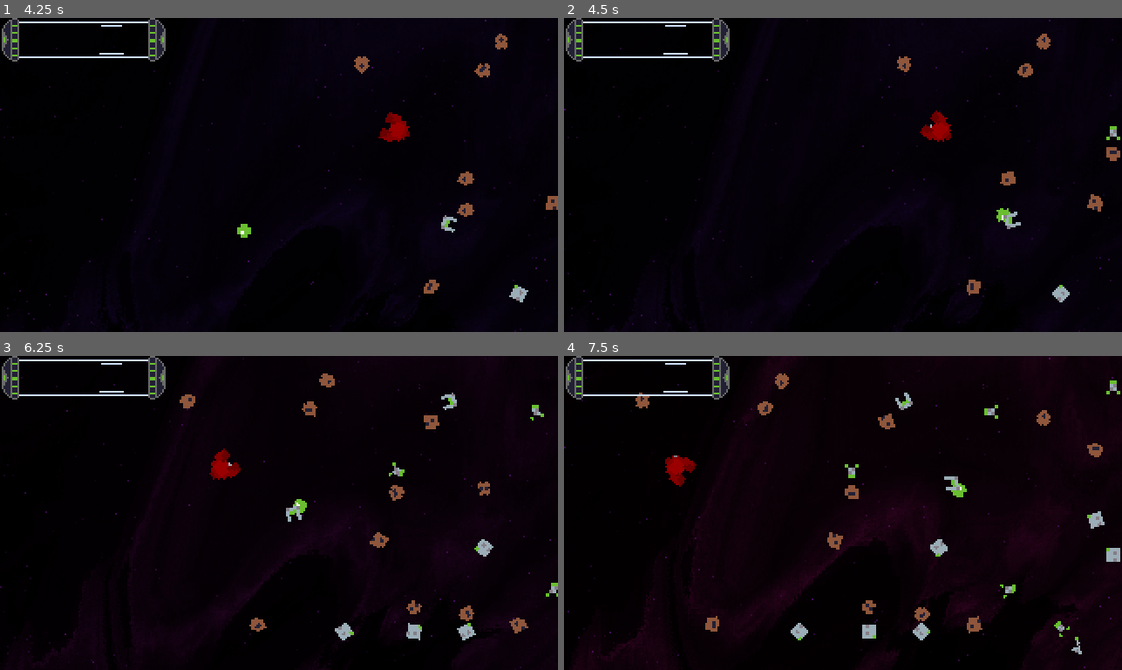
Above: before the commit, frames 1-4 (two rows, left to right).
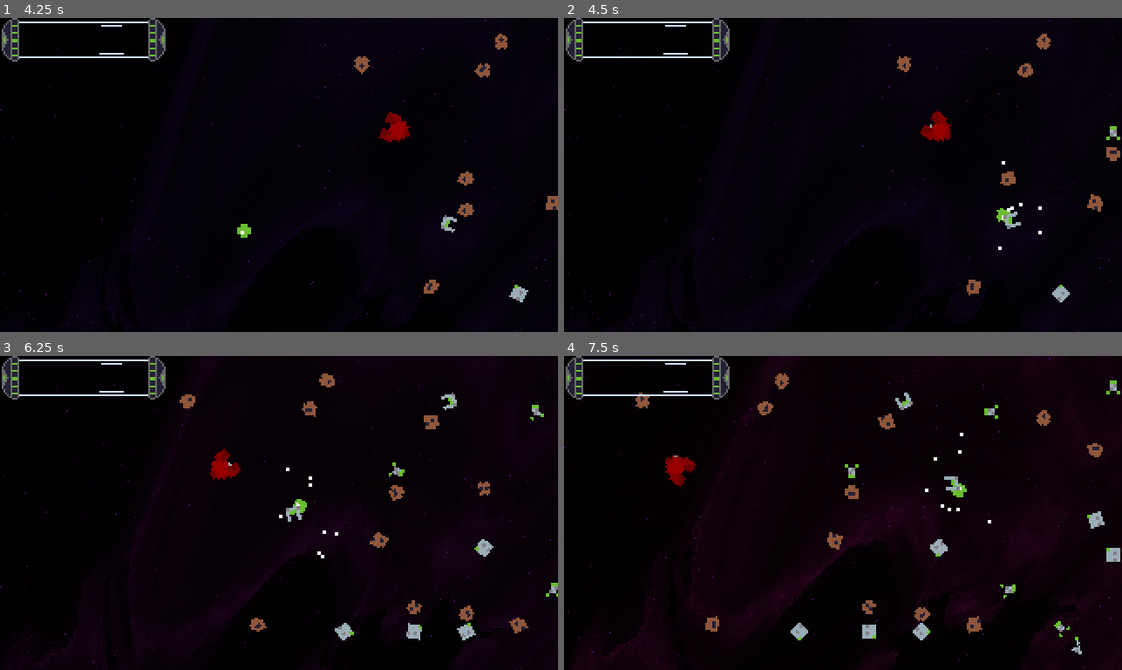
Above: after the commit, the same moments.

Repository: vitorascorrea/gmtk-jam-2024
Game: Godot game, scene res://screens/start_screen.tscn
Two runs of this game, one before a commit and one after it. Both use one fixed random seed, a clock stepped at 60 frames per second and the inputs below. The engine's default icon, where the game draws it, is replaced by a stand-in: a white triangle on a blue panel in a dark square. Sound files missing from this copy of the repository are replaced by a short silence.
Inputs (mouse positions are in pixels of both pictures, inside the frame that each line leads up to):
- Up to frame 1 (4.25 s): click "Start" at 0.5 s; move the mouse to (401, 159) at 1.27 s; hold S (rotate_right) 1.28-2.03 s; move the mouse to (167, 190) at 2.02 s; hold A (rotate_left) 2.03-2.78 s; move the mouse to (334, 105) at 2.77 s; hold S (rotate_right) from 2.78 s (still down); move the mouse to (251, 237) at 3.52 s
- Up to frame 2 (4.5 s): move the mouse to (1010, 222) at 4.27 s; release S (rotate_right) at 4.28 s; hold A (rotate_left) from 4.28 s (still down)
- Up to frame 3 (6.25 s): keep holding A (rotate_left); move the mouse to (111, 465) at 5.02 s; move the mouse to (306, 513) at 5.77 s
- Up to frame 4 (7.5 s): move the mouse to (759, 434) at 6.52 s; release A (rotate_left) at 6.53 s; hold S (rotate_right) from 6.53 s (still down); move the mouse to (965, 497) at 7.27 s

Frame 1 is identical in both runs. In frame 2, less than 0.1% of the frame differs, in the area x 77-86%, y 45-74%; in frame 3, less than 0.1%, in the area x 50-61%, y 35-65%; in frame 4, less than 0.1%.

Commit message:
Added some cool explosions

Diff:
--- a/entities/base_collider.gd
+++ b/entities/base_collider.gd
@@ -61,6 +61,10 @@
 
 
 func destroy():
+	var explosion = $Explosion
+	if is_instance_valid(explosion):
+		explosion.reparent(get_tree().root)
+		explosion.emitting = true
 	queue_free()
 
 
--- a/entities/scale_five_colliders/scale_five_collider.tscn
+++ b/entities/scale_five_colliders/scale_five_collider.tscn
@@ -1,10 +1,20 @@
-[gd_scene load_steps=4 format=3 uid="uid://4n5vlepk6r1q"]
+[gd_scene load_steps=5 format=3 uid="uid://4n5vlepk6r1q"]
 
 [ext_resource type="Script" path="res://entities/scale_five_colliders/scale_five_collider.gd" id="1_87avi"]
 [ext_resource type="Texture2D" uid="uid://bhb7bd5oyyvog" path="res://assets/black_hole.png" id="2_pnw8d"]
 
 [sub_resource type="CircleShape2D" id="CircleShape2D_cf4se"]
 radius = 29.0689
+
+[sub_resource type="ParticleProcessMaterial" id="ParticleProcessMaterial_py5hi"]
+particle_flag_disable_z = true
+emission_shape = 1
+emission_sphere_radius = 14.66
+gravity = Vector3(0, 0, 0)
+radial_accel_min = 29.03
+radial_accel_max = 58.6
+scale_min = 8.0
+scale_max = 8.0
 
 [node name="ScaleFiveCollider" type="Area2D"]
 script = ExtResource("1_87avi")
@@ -19,3 +29,10 @@
 [node name="VisibleOnScreenNotifier2D" type="VisibleOnScreenNotifier2D" parent="."]
 position = Vector2(-1.5, -2)
 scale = Vector2(2.55, 1.4)
+
+[node name="Explosion" type="GPUParticles2D" parent="."]
+emitting = false
+process_material = SubResource("ParticleProcessMaterial_py5hi")
+one_shot = true
+speed_scale = 2.0
+explosiveness = 1.0
--- a/entities/scale_four_colliders/scale_four_collider.tscn
+++ b/entities/scale_four_colliders/scale_four_collider.tscn
@@ -1,10 +1,20 @@
-[gd_scene load_steps=4 format=3 uid="uid://b381ospaq5y2p"]
+[gd_scene load_steps=5 format=3 uid="uid://b381ospaq5y2p"]
 
 [ext_resource type="Script" path="res://entities/scale_four_colliders/scale_four_collider.gd" id="1_l836k"]
 [ext_resource type="Texture2D" uid="uid://bl7gmjb6n7qks" path="res://assets/colliders.png" id="2_5udi0"]
 
 [sub_resource type="CircleShape2D" id="CircleShape2D_3sya3"]
 radius = 17.0
+
+[sub_resource type="ParticleProcessMaterial" id="ParticleProcessMaterial_83yfm"]
+particle_flag_disable_z = true
+emission_shape = 1
+emission_sphere_radius = 14.66
+gravity = Vector3(0, 0, 0)
+radial_accel_min = 29.03
+radial_accel_max = 58.6
+scale_min = 5.0
+scale_max = 5.0
 
 [node name="ScaleFourCollider" type="Area2D"]
 script = ExtResource("1_l836k")
@@ -21,3 +31,10 @@
 hframes = 4
 vframes = 4
 frame = 4
+
+[node name="Explosion" type="GPUParticles2D" parent="."]
+emitting = false
+process_material = SubResource("ParticleProcessMaterial_83yfm")
+one_shot = true
+speed_scale = 2.0
+explosiveness = 1.0
--- a/entities/scale_one_colliders/scale_one_collider.tscn
+++ b/entities/scale_one_colliders/scale_one_collider.tscn
@@ -1,10 +1,18 @@
-[gd_scene load_steps=4 format=3 uid="uid://bfcy3187c3vdi"]
+[gd_scene load_steps=5 format=3 uid="uid://bfcy3187c3vdi"]
 
 [ext_resource type="Script" path="res://entities/scale_one_colliders/scale_one_collider.gd" id="1_sjxqk"]
 [ext_resource type="Texture2D" uid="uid://bl7gmjb6n7qks" path="res://assets/colliders.png" id="2_52yia"]
 
 [sub_resource type="RectangleShape2D" id="RectangleShape2D_q3o1x"]
 size = Vector2(4, 4)
+
+[sub_resource type="ParticleProcessMaterial" id="ParticleProcessMaterial_mphci"]
+particle_flag_disable_z = true
+emission_shape = 1
+emission_sphere_radius = 14.66
+gravity = Vector3(0, 0, 0)
+radial_accel_min = 29.03
+radial_accel_max = 58.6
 
 [node name="ScaleOneCollider" type="Area2D"]
 script = ExtResource("1_sjxqk")
@@ -20,3 +28,10 @@
 texture = ExtResource("2_52yia")
 hframes = 32
 vframes = 32
+
+[node name="Explosion" type="GPUParticles2D" parent="."]
+emitting = false
+process_material = SubResource("ParticleProcessMaterial_mphci")
+one_shot = true
+speed_scale = 2.0
+explosiveness = 1.0
--- a/entities/scale_three_colliders/scale_three_collider.tscn
+++ b/entities/scale_three_colliders/scale_three_collider.tscn
@@ -1,10 +1,20 @@
-[gd_scene load_steps=4 format=3 uid="uid://ca73u4rboqlrk"]
+[gd_scene load_steps=5 format=3 uid="uid://ca73u4rboqlrk"]
 
 [ext_resource type="Script" path="res://entities/scale_three_colliders/scale_three_collider.gd" id="1_l28l4"]
 [ext_resource type="Texture2D" uid="uid://bl7gmjb6n7qks" path="res://assets/colliders.png" id="1_nvjsb"]
 
 [sub_resource type="RectangleShape2D" id="RectangleShape2D_pydq4"]
 size = Vector2(16, 16)
+
+[sub_resource type="ParticleProcessMaterial" id="ParticleProcessMaterial_wi0wm"]
+particle_flag_disable_z = true
+emission_shape = 1
+emission_sphere_radius = 14.66
+gravity = Vector3(0, 0, 0)
+radial_accel_min = 29.03
+radial_accel_max = 58.6
+scale_min = 3.0
+scale_max = 3.0
 
 [node name="ScaleThreeCollider" type="Area2D"]
 script = ExtResource("1_l28l4")
@@ -20,3 +30,10 @@
 [node name="VisibleOnScreenNotifier2D" type="VisibleOnScreenNotifier2D" parent="."]
 position = Vector2(4.17233e-07, 0)
 scale = Vector2(0.8, 0.8)
+
+[node name="Explosion" type="GPUParticles2D" parent="."]
+emitting = false
+process_material = SubResource("ParticleProcessMaterial_wi0wm")
+one_shot = true
+speed_scale = 2.0
+explosiveness = 1.0
--- a/entities/scale_two_colliders/scale_two_collider.tscn
+++ b/entities/scale_two_colliders/scale_two_collider.tscn
@@ -1,10 +1,20 @@
-[gd_scene load_steps=4 format=3 uid="uid://b6ra0ndm742hf"]
+[gd_scene load_steps=5 format=3 uid="uid://b6ra0ndm742hf"]
 
 [ext_resource type="Script" path="res://entities/scale_two_colliders/scale_two_collider.gd" id="1_nann4"]
 [ext_resource type="Texture2D" uid="uid://bl7gmjb6n7qks" path="res://assets/colliders.png" id="2_xrknh"]
 
 [sub_resource type="RectangleShape2D" id="RectangleShape2D_q3o1x"]
 size = Vector2(8, 8)
+
+[sub_resource type="ParticleProcessMaterial" id="ParticleProcessMaterial_6uyv1"]
+particle_flag_disable_z = true
+emission_shape = 1
+emission_sphere_radius = 14.66
+gravity = Vector3(0, 0, 0)
+radial_accel_min = 29.03
+radial_accel_max = 58.6
+scale_min = 2.0
+scale_max = 2.0
 
 [node name="ScaleTwoCollider" type="Area2D" groups=["owned_gun_colliders"]]
 script = ExtResource("1_nann4")
@@ -21,3 +31,10 @@
 hframes = 16
 vframes = 16
 frame = 16
+
+[node name="Explosion" type="GPUParticles2D" parent="."]
+emitting = false
+process_material = SubResource("ParticleProcessMaterial_6uyv1")
+one_shot = true
+speed_scale = 2.0
+explosiveness = 1.0
--- a/globals/global_variables.gd
+++ b/globals/global_variables.gd
@@ -7,13 +7,13 @@
 var sfx_volume = 1
 
 # Game constants
-const CHILD_COUNT_GOAL = 500
+const CHILD_COUNT_GOAL = 400
 const MAX_SCALE = 4
 const CHILD_COUNT_SCALES = {
 	1: 1,
 	2: 50,
 	3: 150,
-	4: 300,
+	4: 250,
 	5: 9999
 }
 
--- a/screens/main.gd
+++ b/screens/main.gd
@@ -72,6 +72,7 @@
 
 func play_child_counter_audio_effect(difference: int):
 	if difference > 0 and not $ConnectAudioPlayer.playing:
+		$ConnectAudioPlayer.pitch_scale = randf_range(0.5, 0.9)
 		$ConnectAudioPlayer.play()
 
 	if difference < 0:
@@ -79,9 +80,6 @@
 
 
 func update_scale():
-	if GlobalVariables.current_scale == GlobalVariables.MAX_SCALE:
-		return
-
 	for count_scale in GlobalVariables.CHILD_COUNT_SCALES:
 		var required_child_count = GlobalVariables.CHILD_COUNT_SCALES[count_scale]
 
